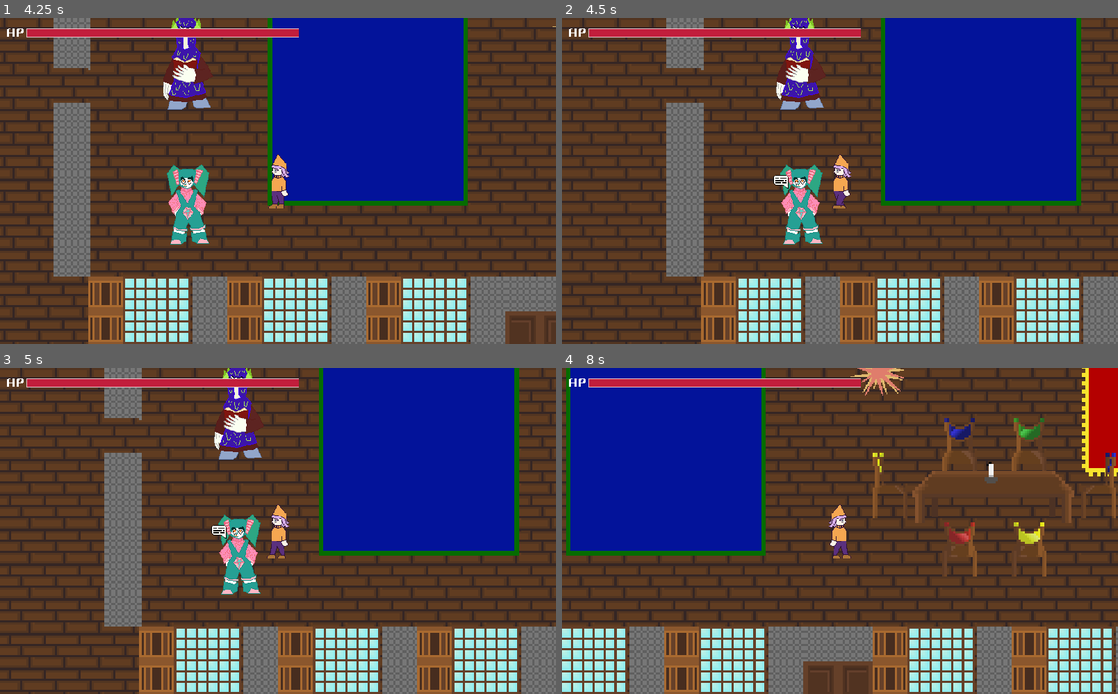
Above: before the commit, frames 1-4 (two rows, left to right).
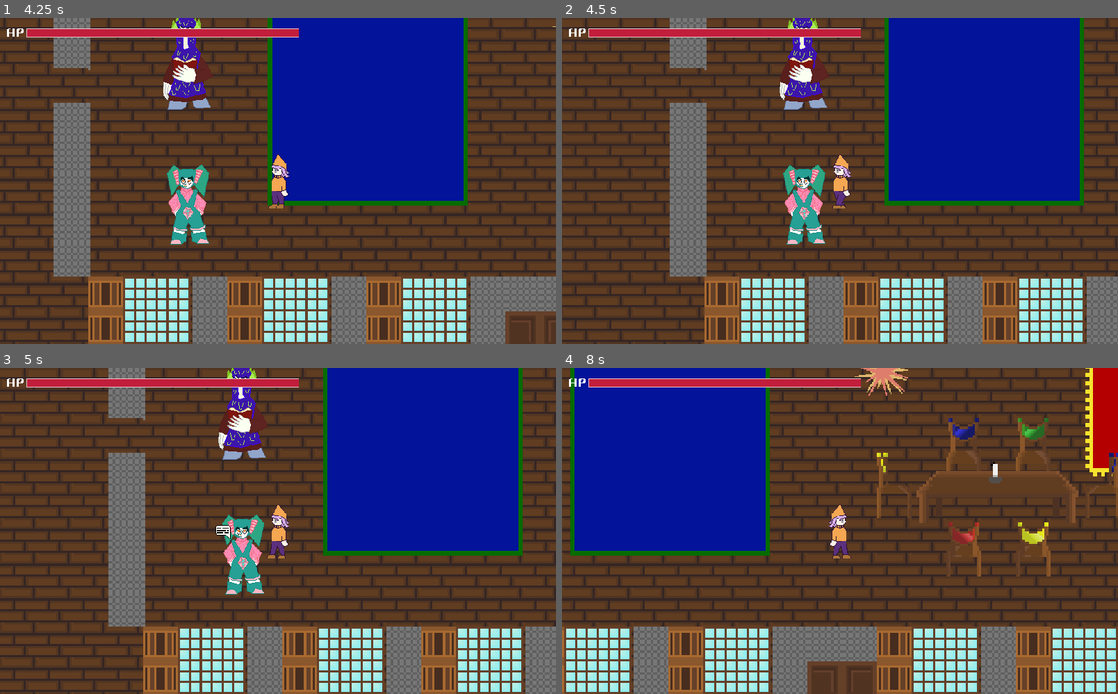
Above: after the commit, the same moments.

Repository: InKeaton/TheLibrarian
Game: Godot game, scene res://main.tscn
Same seed, same stepped clock (60 frames per second), same inputs: the game is played once before the commit and once after it. Sound files missing from this copy of the repository are replaced by a short silence.
Inputs:
- Up to frame 1 (4.25 s): tap Enter at 0.5 s; hold Right (choice_right_down) 0.53-2.78 s; tap X (sprint) at 0.6, 2.1, 3.6 s; tap Z (talk) at 1.35, 2.85 s; tap Space at 2 s; hold Left (choice_left_up) from 2.78 s (still down)
- Up to frame 2 (4.5 s): keep holding Left (choice_left_up); tap Z (talk) at 4.35 s
- Up to frame 3 (5 s): keep holding Left (choice_left_up)
- Up to frame 4 (8 s): tap Enter at 5 s; release Left (choice_left_up) at 5.03 s; hold Right (choice_right_down) 5.03-6.53 s; tap X (sprint) at 5.1, 6.6 s; tap Z (talk) at 5.85, 7.35 s; hold Left (choice_left_up) 6.53-7.28 s; hold Right (choice_right_down) from 7.28 s (still down)

Frame 1 is identical in both runs. In frame 2, 15% of the frame differs, in the area x 1-100%, y 0-100%; in frame 3, 16%; in frame 4, 18%, in the area x 0-100%, y 0-100%.

Commit message:
ADD: Fixed hitbox size for NPCs

Diff:
--- a/NPC/NPC.gd
+++ b/NPC/NPC.gd
@@ -8,6 +8,11 @@
 func _ready():
 	# carica spritesheet
 	$Sprite.texture = load(data.spritesheet_path)
+	# crea hitbox
+	$Hitbox.shape = RectangleShape2D.new()
+	# imposta dimensioni
+	$Hitbox.shape.extents.x = $Sprite.texture.get_width() / 2
+	$Hitbox.shape.extents.y = $Sprite.texture.get_height() / 2
 	# carica dialogo
 	var jsonfile = File.new()
 	jsonfile.open(data.dialogue_path, File.READ)
--- a/NPC/NPC.tscn
+++ b/NPC/NPC.tscn
@@ -1,18 +1,13 @@
-[gd_scene load_steps=4 format=2]
+[gd_scene load_steps=3 format=2]
 
 [ext_resource path="res://_sprites/chrctrs/MadonnaStill.png" type="Texture" id=1]
 [ext_resource path="res://NPC/NPC.gd" type="Script" id=2]
-
-[sub_resource type="RectangleShape2D" id=2]
-extents = Vector2( 47.2143, 86.5 )
 
 [node name="NPC" type="StaticBody2D" groups=["Character"]]
 position = Vector2( 551, 431 )
 script = ExtResource( 2 )
 
-[node name="CollisionShape2D" type="CollisionShape2D" parent="."]
-position = Vector2( -0.785675, -0.500015 )
-shape = SubResource( 2 )
+[node name="Hitbox" type="CollisionShape2D" parent="."]
 
 [node name="Sprite" type="Sprite" parent="."]
 texture = ExtResource( 1 )
--- a/Player/Player.gd
+++ b/Player/Player.gd
@@ -138,6 +138,7 @@
 func _on_DialogueManager_dialogue_started():
 	# quando iniza una dialogo, viene comunicato bloccando il movimento
 	_is_in_dialogue = true
+	$AnimatedSprite.stop()
 
 func _on_DialogueManager_dialogue_ended():
 	# quanto un dialogo è finito, viene comunicato al giocatore, facendo ripartire
--- a/Player/Player.tscn
+++ b/Player/Player.tscn
@@ -8,6 +8,22 @@
 
 [sub_resource type="RectangleShape2D" id=15]
 extents = Vector2( 25, 50 )
+
+[sub_resource type="AtlasTexture" id=5]
+atlas = ExtResource( 1 )
+region = Rect2( 0, 100, 50, 100 )
+
+[sub_resource type="AtlasTexture" id=6]
+atlas = ExtResource( 1 )
+region = Rect2( 50, 100, 50, 100 )
+
+[sub_resource type="AtlasTexture" id=7]
+atlas = ExtResource( 1 )
+region = Rect2( 100, 100, 50, 100 )
+
+[sub_resource type="AtlasTexture" id=8]
+atlas = ExtResource( 1 )
+region = Rect2( 150, 100, 50, 100 )
 
 [sub_resource type="AtlasTexture" id=9]
 atlas = ExtResource( 1 )
@@ -45,24 +61,13 @@
 atlas = ExtResource( 1 )
 region = Rect2( 0, 0, 50, 100 )
 
-[sub_resource type="AtlasTexture" id=5]
-atlas = ExtResource( 1 )
-region = Rect2( 0, 100, 50, 100 )
-
-[sub_resource type="AtlasTexture" id=6]
-atlas = ExtResource( 1 )
-region = Rect2( 50, 100, 50, 100 )
-
-[sub_resource type="AtlasTexture" id=7]
-atlas = ExtResource( 1 )
-region = Rect2( 100, 100, 50, 100 )
-
-[sub_resource type="AtlasTexture" id=8]
-atlas = ExtResource( 1 )
-region = Rect2( 150, 100, 50, 100 )
-
 [sub_resource type="SpriteFrames" id=13]
 animations = [ {
+"frames": [ SubResource( 5 ), SubResource( 6 ), SubResource( 7 ), SubResource( 8 ) ],
+"loop": true,
+"name": "up",
+"speed": 4.0
+}, {
 "frames": [ SubResource( 9 ), SubResource( 10 ), SubResource( 11 ), SubResource( 12 ) ],
 "loop": true,
 "name": "down",
@@ -77,16 +82,10 @@
 "loop": true,
 "name": "still",
 "speed": 5.0
-}, {
-"frames": [ SubResource( 5 ), SubResource( 6 ), SubResource( 7 ), SubResource( 8 ) ],
-"loop": true,
-"name": "up",
-"speed": 4.0
 } ]
 
 [node name="Player" type="KinematicBody2D"]
 position = Vector2( 521, 255 )
-scale = Vector2( 1.2, 1.2 )
 script = ExtResource( 2 )
 
 [node name="Speakbox" type="Area2D" parent="."]
--- /dev/null
+++ b/_data/eugenia.json
@@ -0,0 +1,30 @@
+{
+    "0" : {
+        "start" :  {
+            "MESSAGES" : ["ue.", "Com'è?"],
+            "CHOICE" : ["> Tutt'apposto fre", "> Solita roba"]
+        },
+
+        "> Tutt'apposto fre" : {
+            "MESSAGES" : ["Ah meno male..."],
+            "JUMP_TO" : "end"
+        },
+
+        "> Solita roba" : {
+            "MESSAGES" : ["Beh, bello schifo"],
+            "JUMP_TO" : "end"
+        },
+
+        "end" : {
+            "MESSAGES" : ["Ci becchiamo!", "[tornado radius=5 freq=2]Bella raga![/tornado]"],
+            "END_DIALOGUE" : ["Timeline", "pizza"]
+        }
+    },
+
+    "1" : {
+        "start" : {
+            "MESSAGES" : ["Non c'ho altro da dirti,{p=0.2} fighetto"],
+            "END_DIALOGUE" : ["Timeline", "pizza"]
+        }
+    }
+}
--- a/main.tscn
+++ b/main.tscn
@@ -18,7 +18,7 @@
 [sub_resource type="Resource" id=2]
 script = ExtResource( 11 )
 spritesheet_path = "res://_sprites/chrctrs/EugeniaStill.png"
-dialogue_path = "res://_data/madonna.json"
+dialogue_path = "res://_data/eugenia.json"
 timeline_id = "0"
 bubble_pos = Vector2( -55, -60 )
 
@@ -78,7 +78,6 @@
 texture = ExtResource( 1 )
 
 [node name="Player" parent="." instance=ExtResource( 2 )]
-scale = Vector2( 1, 1 )
 
 [node name="Madonna" parent="." instance=ExtResource( 3 )]
 position = Vector2( 184, 183 )
